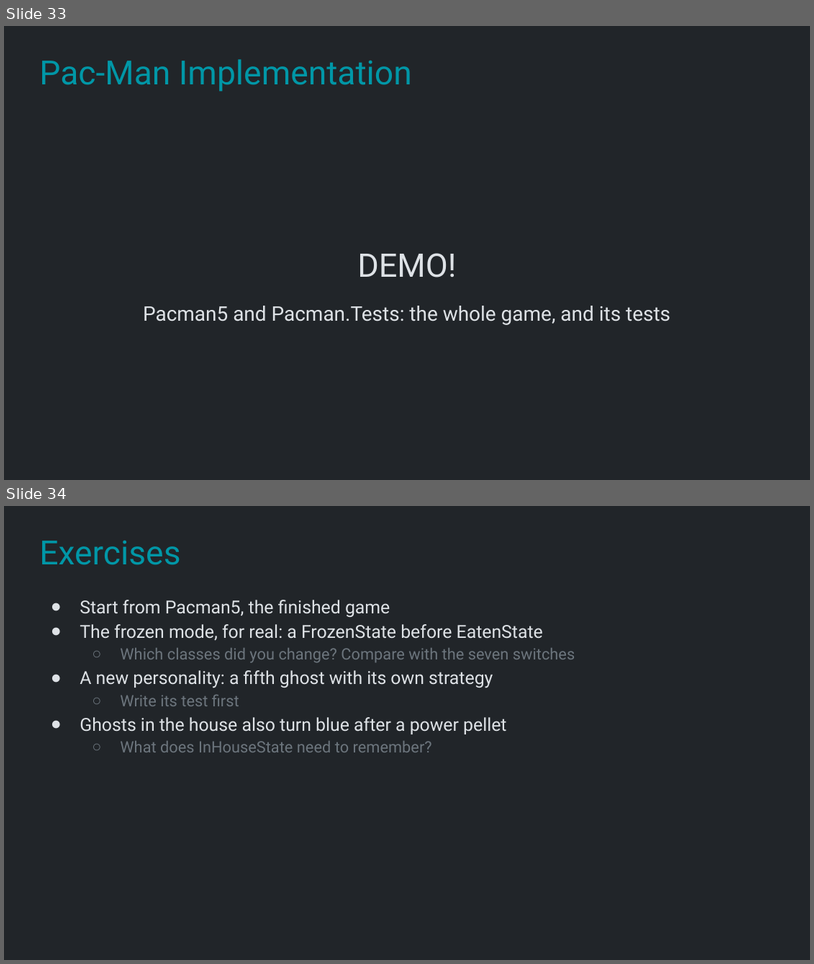
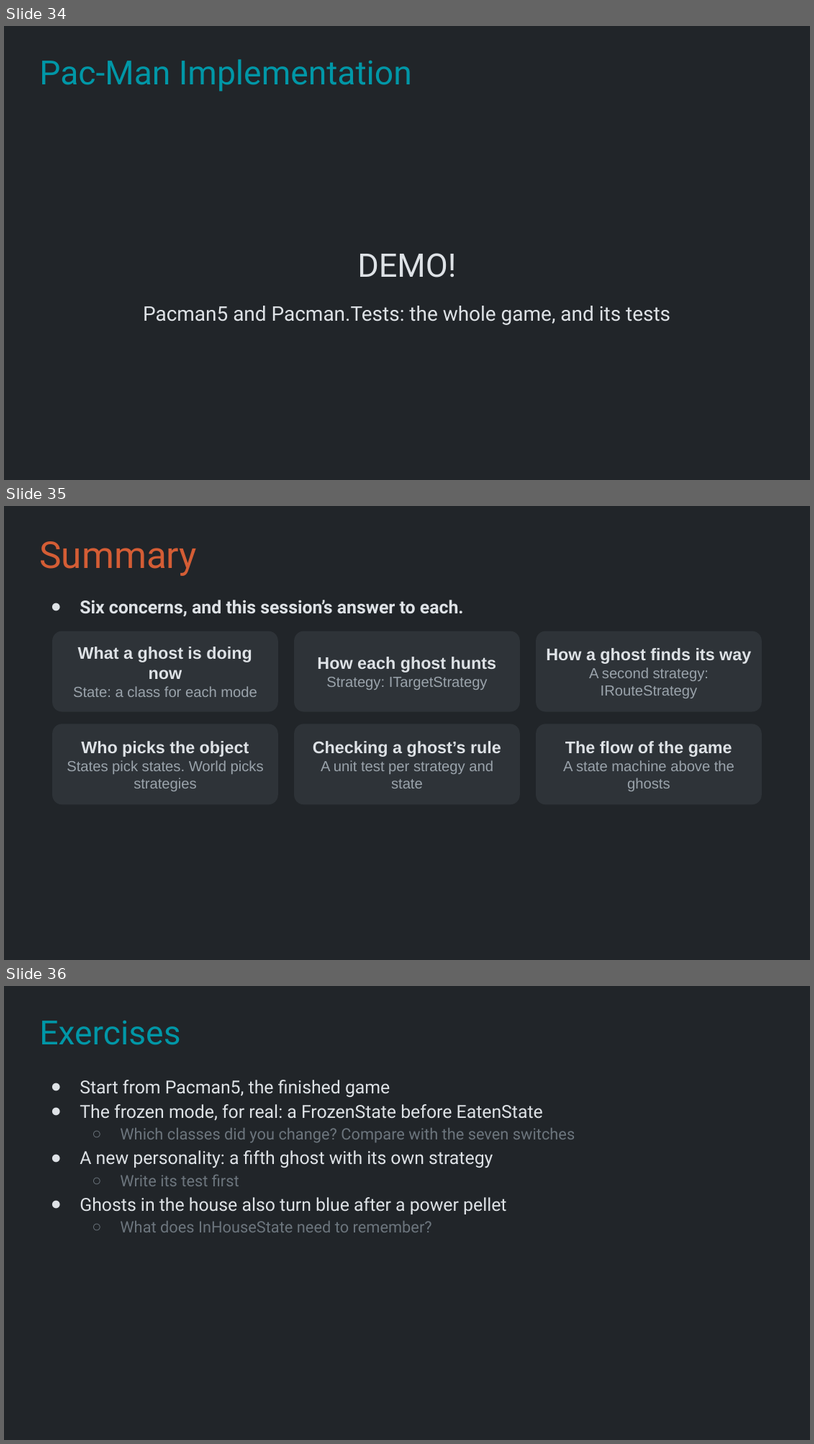
Before and after one commit to Metamate/gar, a slide deck: slides/05 Pac-Man.pptx. Shown one above the other, each under a label of ours: slides 33 and 34 before the commit, slides 34, 35 and 36 after it. The pictures are 814x964 and 814x1444 pixels, drawn with LibreOffice and Linux fonts; fonts in the diff are those of the drawing. Boxes give left, top, right and bottom in pixels: in the first picture for what was removed or moved away, otherwise in the second. Text is boxed around its words. In the diff, an @@ line names an element or a change of style, - is before the commit and + after.

```diff
--- a/slides/05 Pac-Man.pptx
+++ b/slides/05 Pac-Man.pptx
@@ slide 35 added at [4,506,810,960], background #212529 @@
@@ title added at [39,541,197,576], 33 pt, text #D45D35 @@
+Summary
@@ text added at [80,600,464,616], 16 pt, text #DEE2E6, bold @@
+● Six concerns, and this session’s answer to each.
@@ rounded rectangle added at [52,631,278,712], fill #2E3338, 13 pt, text #9AA3AB @@
+What a ghost is doing now
+State: a class for each mode
@@ rounded rectangle added at [294,631,520,712], fill #2E3338, 13 pt, text #9AA3AB @@
+How each ghost hunts
+Strategy: ITargetStrategy
@@ rounded rectangle added at [536,631,762,712], fill #2E3338, 13 pt, text #9AA3AB @@
+How a ghost finds its way
+A second strategy: IRouteStrategy
@@ rounded rectangle added at [52,723,278,804], fill #2E3338, 13 pt, text #9AA3AB @@
+Who picks the object
+States pick states. World picks strategies
@@ rounded rectangle added at [294,723,520,804], fill #2E3338, 13 pt, text #9AA3AB @@
+Checking a ghost’s rule
+A unit test per strategy and state
@@ rounded rectangle added at [536,723,762,804], fill #2E3338, 13 pt, text #9AA3AB @@
+The flow of the game
+A state machine above the ghosts
@@ what was slide 33 is now slide 34 @@
@@ what was slide 34 is now slide 36 @@
```
Also in this commit, not shown: 1 other slide added, 20 other files.
